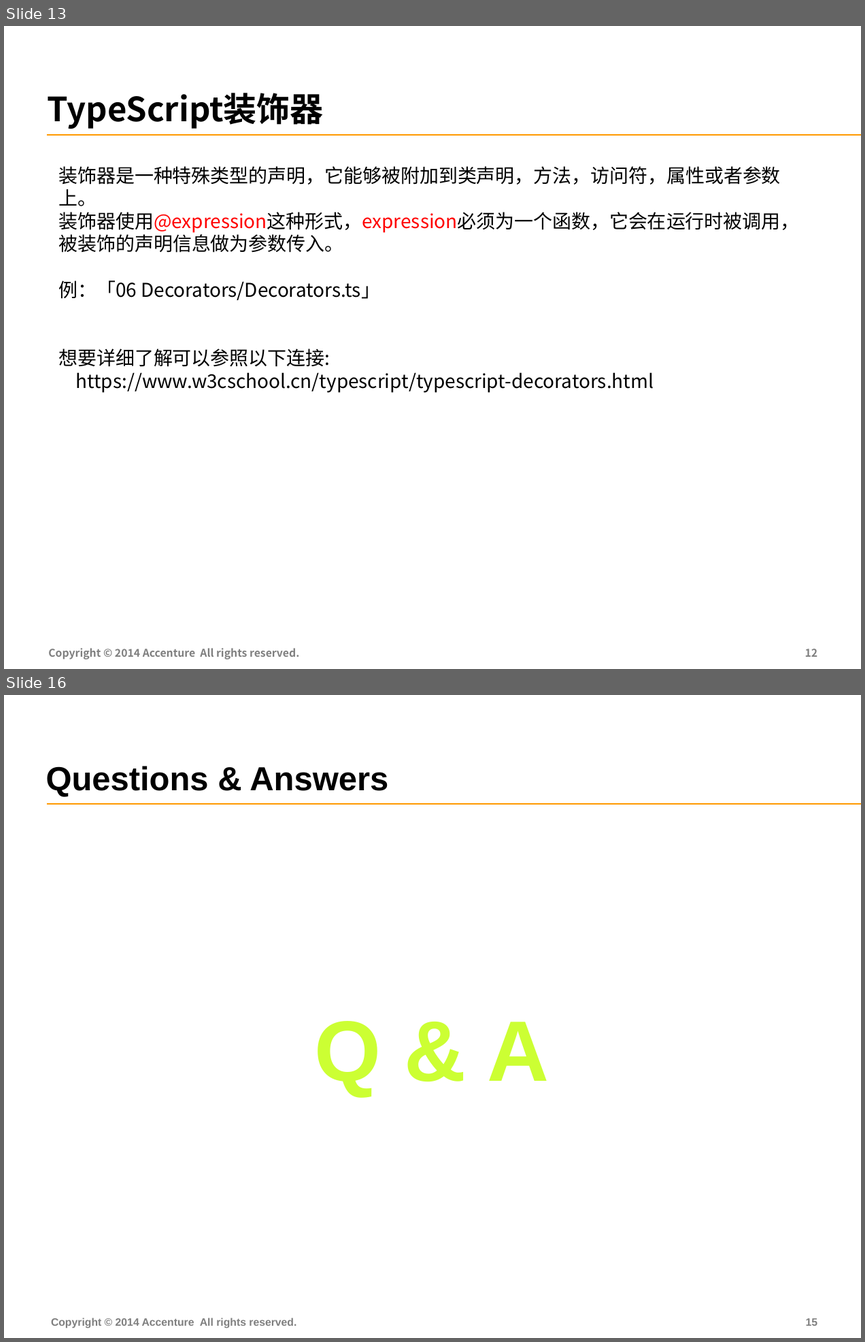
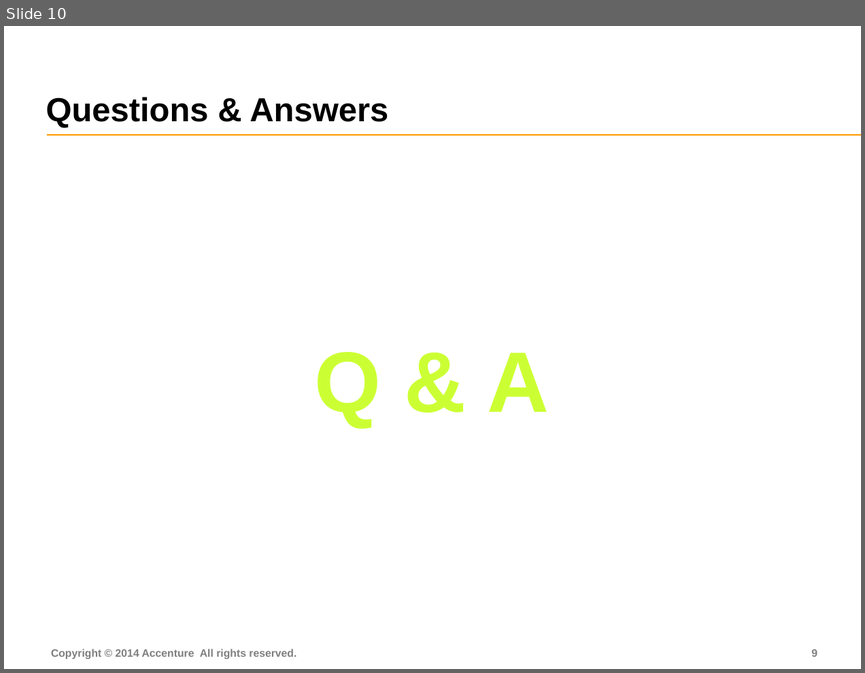
Before and after one commit to FS-Angular-Interest-Group/AngularTraining, a slide deck: PPT/04-Accenture-FS-Angular-Router.pptx. Shown one above the other, each under a label of ours: slides 13 and 16 before the commit, slide 10 after it; the slides between them are not shown. The pictures are 865x1342 and 865x673 pixels, drawn with LibreOffice and Linux fonts; fonts in the diff are those of the drawing. Boxes give left, top, right and bottom in pixels: in the first picture for what was removed or moved away, otherwise in the second. Text is boxed around its words. In the diff, an @@ line names an element or a change of style, - is before the commit and + after.

```diff
--- a/PPT/04-Accenture-FS-Angular-Router.pptx
+++ b/PPT/04-Accenture-FS-Angular-Router.pptx
@@ slide 13 removed at [4,26,861,669], background #FFFFFF; not listed: 1 template element that a slide beside it also shows @@
@@ text removed at [47,93,323,129] @@
-TypeScript装饰器
@@ text removed at [59,166,800,393] @@
-装饰器是一种特殊类型的声明，它能够被附加到类声明，方法，访问符，属性或者参数上。
-装饰器使用@expression这种形式，expression必须为一个函数，它会在运行时被调用，被装饰的声明信息做为参数传入。
-例：「06 Decorators/Decorators.ts」
-想要详细了解可以参照以下连接:
-https://www.w3cschool.cn/typescript/typescript-decorators.html
@@ text removed at [48,648,299,659] @@
-Copyright © 2014 Accenture All rights reserved.
@@ page number removed at [805,648,818,656] @@
-12
@@ what was slide 16 is now slide 10 @@
@@ page number at [811,649,817,656]: text changed @@
-15
+9
```
Also in this commit, not shown: 6 slides changed, 1 slide added, 6 other slides removed, 2 other files.
